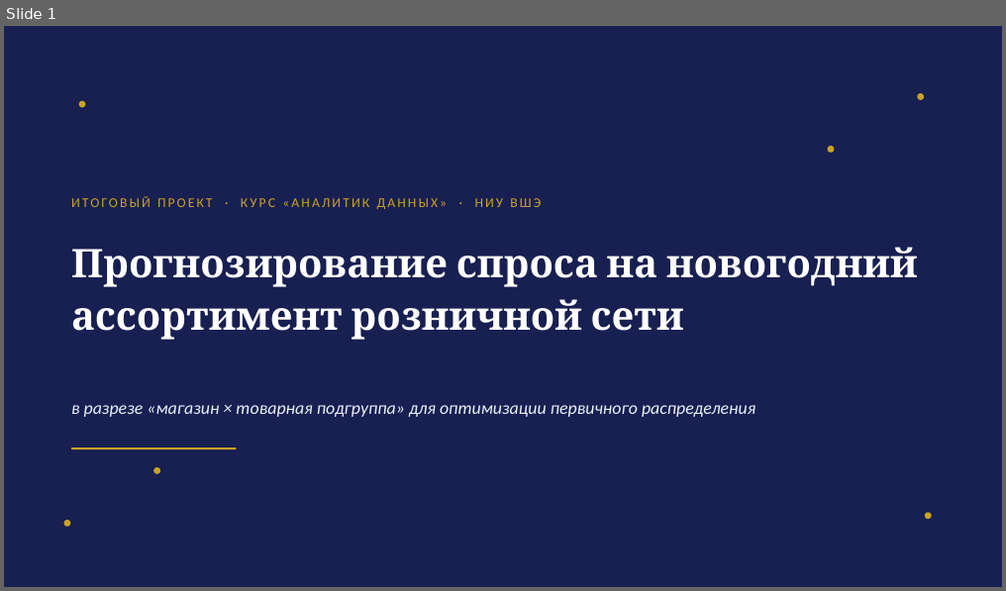
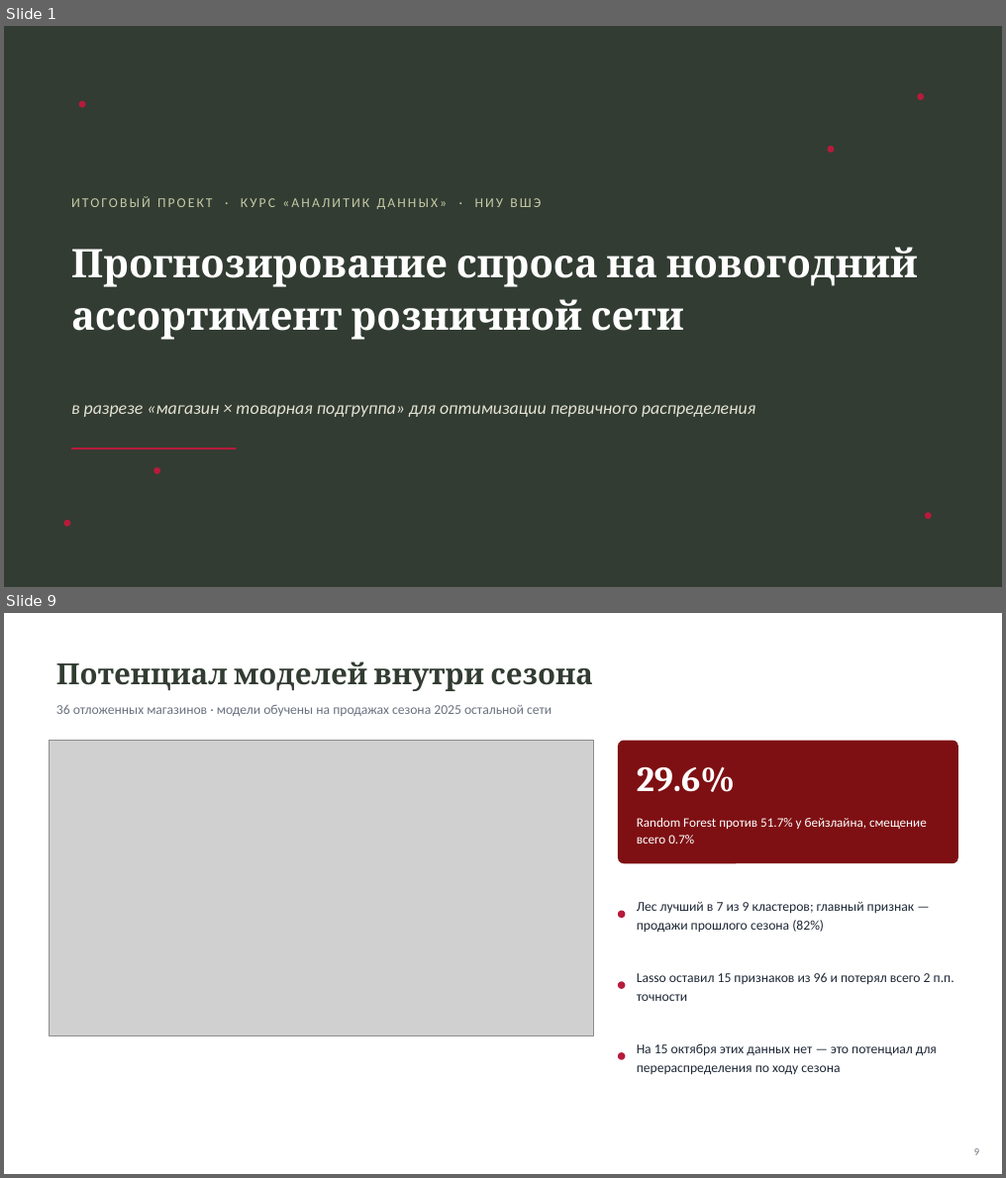
Before and after one commit to AnastasiyaEremina/final_project_hse_eremina, a slide deck: presentation/presentation.pptx. Shown one above the other, each under a label of ours: slide 1 before the commit, slides 1 and 9 after it; the slides between them are not shown. The pictures are 1006x591 and 1006x1178 pixels, drawn with LibreOffice and Linux fonts; fonts in the diff are those of the drawing; grey boxes stand for pictures. Boxes give left, top, right and bottom in pixels: in the first picture for what was removed or moved away, otherwise in the second. Text is boxed around its words. In the diff, an @@ line names an element or a change of style, - is before the commit and + after.

```diff
--- a/presentation/presentation.pptx
+++ b/presentation/presentation.pptx
@@ slide 9 added at bbox=[4, 613, 1002, 1174], background #FFFFFF @@
@@ text added at bbox=[56, 662, 593, 691], 28 pt, text #323C32, bold @@
+Потенциал моделей внутри сезона
@@ text added at bbox=[56, 705, 551, 716], 13 pt, text #6B7280 @@
+36 отложенных магазинов · модели обучены на продажах сезона 2025 остальной сети
@@ picture added at bbox=[49, 741, 594, 1036] @@
@@ rounded rectangle added at bbox=[618, 741, 958, 863], fill #7E1013 @@
@@ text added at bbox=[637, 766, 735, 792], 34 pt, text #FFFFFF, bold @@
+29.6%
@@ text added at bbox=[637, 818, 927, 844], 12.5 pt, text #FFFFFF @@
+Random Forest против 51.7% у бейзлайна, смещение всего 0.7%
@@ text added at bbox=[637, 902, 915, 933], 13 pt, text #1F2937 @@
+Лес лучший в 7 из 9 кластеров; главный признак — продажи прошлого сезона (82%)
@@ ellipse added at bbox=[618, 911, 626, 919], fill #B61B3B @@
@@ ellipse added at bbox=[618, 981, 626, 989], fill #B61B3B @@
@@ text added at bbox=[637, 972, 954, 1001], 13 pt, text #1F2937 @@
+Lasso оставил 15 признаков из 96 и потерял всего 2 п.п. точности
@@ ellipse added at bbox=[618, 1054, 626, 1060], fill #B61B3B @@
@@ text added at bbox=[637, 1044, 937, 1075], 13 pt, text #1F2937 @@
+На 15 октября этих данных нет — это потенциал для перераспределения по ходу сезона
@@ text added at bbox=[974, 1149, 979, 1156], 10 pt, text #6B7280 @@
+9
@@ slide 1 changed as well @@
@@ background #1E2761 to #323C32 @@
@@ rectangle removed at bbox=[4, 26, 1002, 587] @@
@@ fill #C9A227 to #B61B3B in 6 elements at bbox=[79, 101, 85, 107], bbox=[918, 93, 924, 100], bbox=[63, 520, 70, 527], bbox=[925, 513, 932, 519], bbox=[153, 468, 160, 474], bbox=[828, 146, 835, 153] @@
@@ text "ИТОГОВЫЙ ПРОЕКТ · КУРС «АНАЛИТИК ..." at bbox=[71, 196, 541, 209]: text colour #C9A227 to #C5C9A6 @@
@@ text "в разрезе «магазин × товарная ..." at bbox=[71, 405, 755, 417]: text colour #EAF0FB to #E4E2D3 @@
@@ line (71, 449) - (236, 449): stroke #C9A227 2 pt to #B61B3B 2 pt @@
```
Also in this commit, not shown: 5 other slides changed, 5 other slides added, 3 slides removed, 13 other files.
